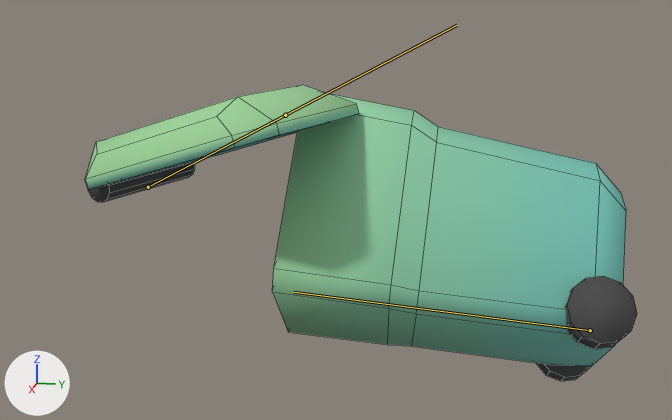
What one commit did to the FBX model Assets/Models/Spawners/Trash1/Мусорка1.fbx.
Rendered twice from a 50 mm camera at (3.54, -0.25, 1.36) aimed at (0.03, -0.95, 0.48). Arrows for +X, +Y and +Z are at lower left; the lights stay in place. Both versions are drawn at frame 32 of the action 'Armature.001|Падение_МусорноеВедро'; the numbers are the values there. The bones that bend it are drawn over the model as lines. Mesh edges are drawn as thin lines.

In view in the first picture: 'Мусорка'.
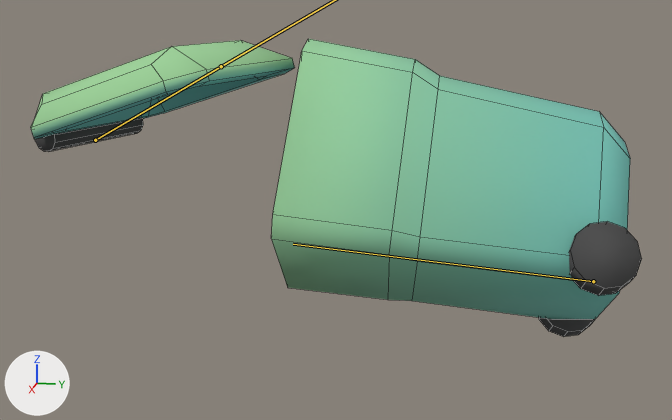
What differs and where, as boxes (x1, y1, x2, y2) in the pictures (672 x 420 px):
'Мусорка', posed (11% wider): before (85, 85, 637, 381); after (31, 39, 642, 337)
bone 'Bone', root to tip: before (590, 330) to (293, 292); after (593, 281) to (293, 244)
bone 'Bone.001', root to tip: before (148, 187) to (285, 115); after (95, 140) to (221, 66)

What changed in the scene script:
```text
Change bone_bone:
    where bone_bone = bpy.data.objects['Armature.001'].pose.bones['Bone']
    bone_bone.location: (0.0, 0.09, -0.208) -> (0.0, 0.291, -0.208)
Change bone_bone_001:
    where bone_bone_001 = bpy.data.objects['Armature.001'].pose.bones['Bone.001']  # child of 'Bone'
    bone_bone_001.location: (0.178, 0.493, 0.556) -> (-0.009, 0.577, 0.814)
```
